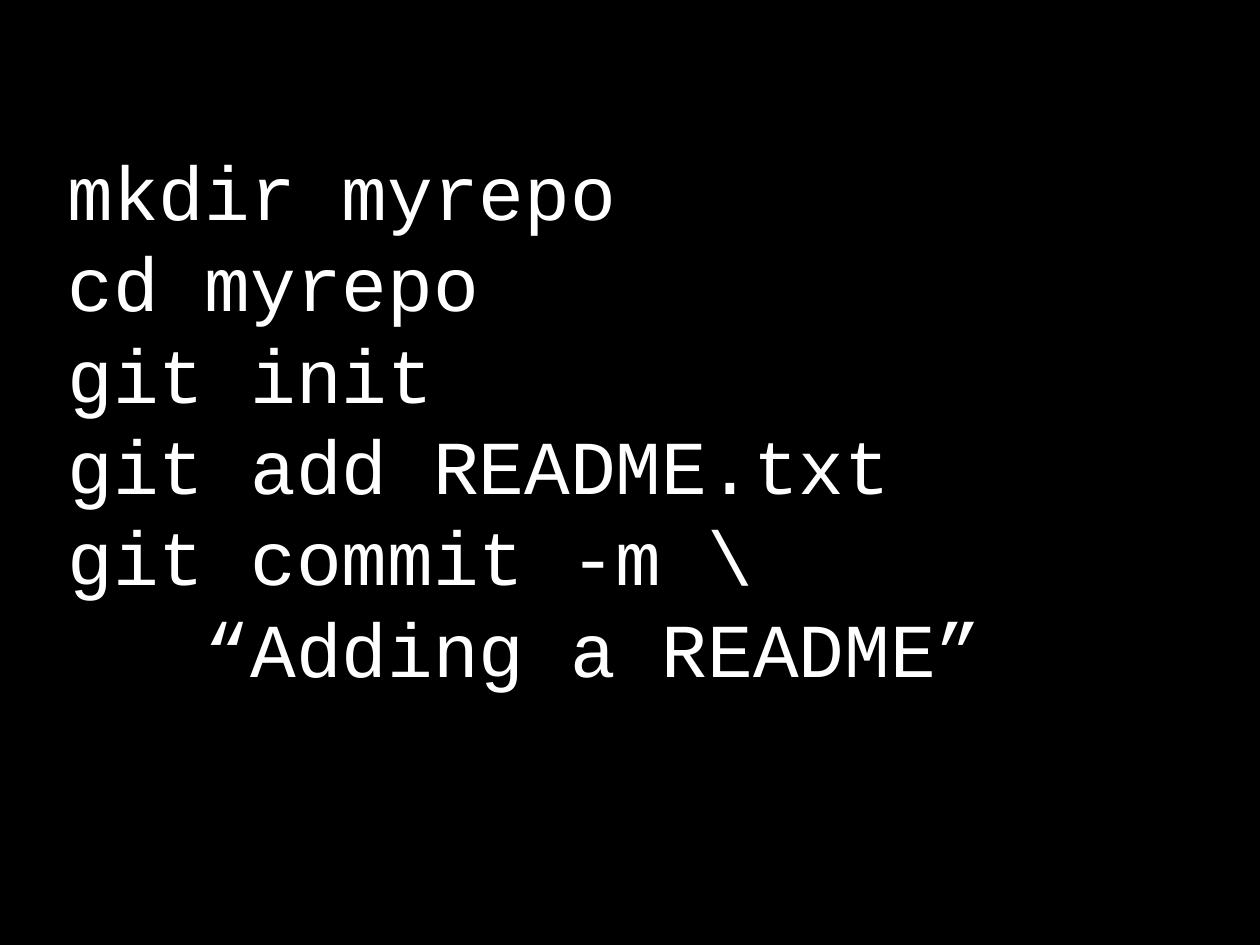
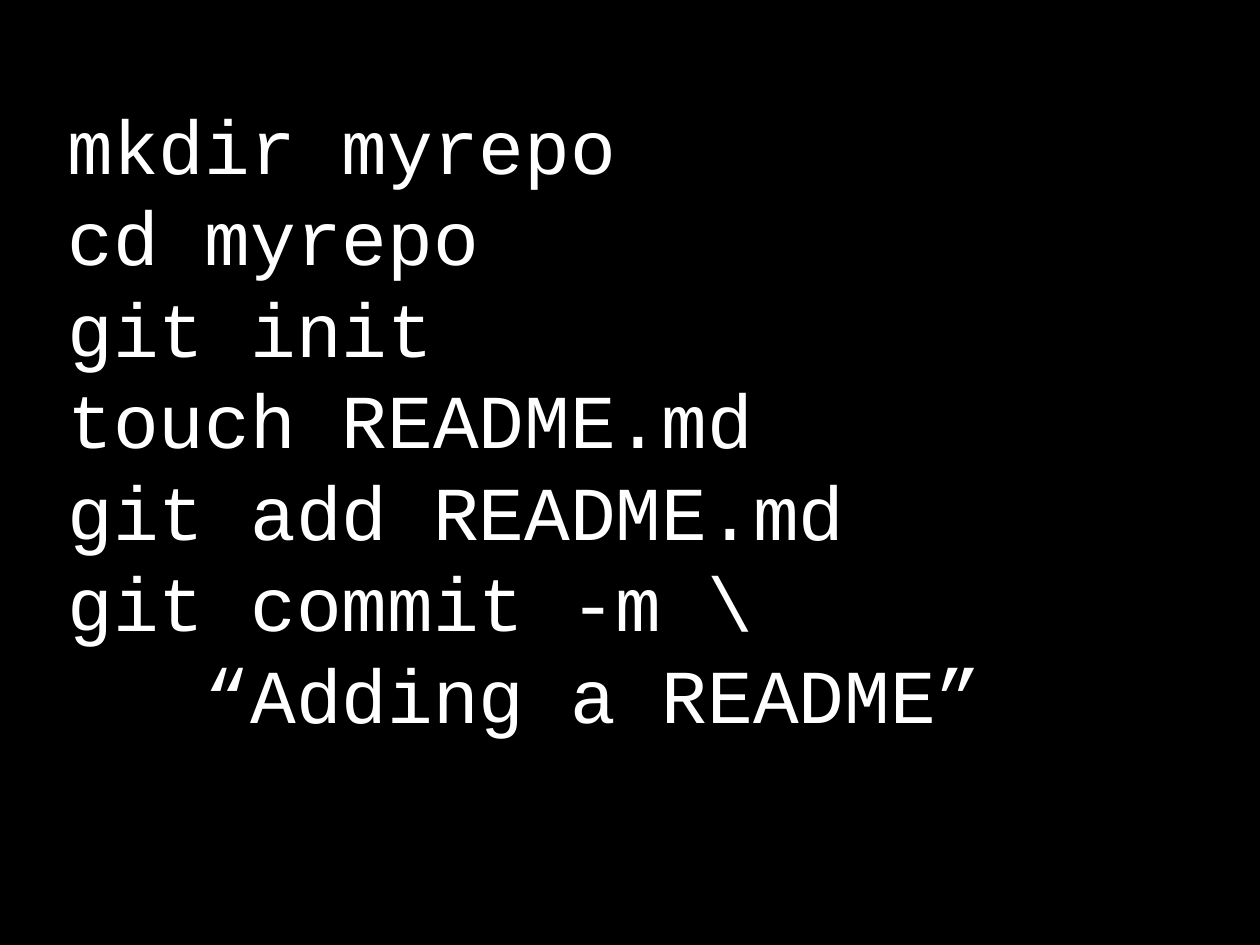
Before and after one commit to selenamarie/pyladiespdx-classes, a slide deck: slide 14 of intro_to_git/intro to git - branching and merging.odp. Drawn at 1260x945 pixels with LibreOffice and Linux fonts; fonts in the diff are those of the drawing. Boxes give left, top, right and bottom in pixels: in the first picture for what was removed or moved away, otherwise in the second. Text is boxed around its words. In the diff, an @@ line names an element or a change of style, - is before the commit and + after.

```diff
--- a/intro_to_git/intro to git - branching and merging.odp
+++ b/intro_to_git/intro to git - branching and merging.odp
@@ subtitle at (x1=67, y1=393, x2=844, y2=556): text changed @@
-git add README.txt
+touch README.md
+git add README.md
```
Also in this commit, not shown: 1 other slide changed.
